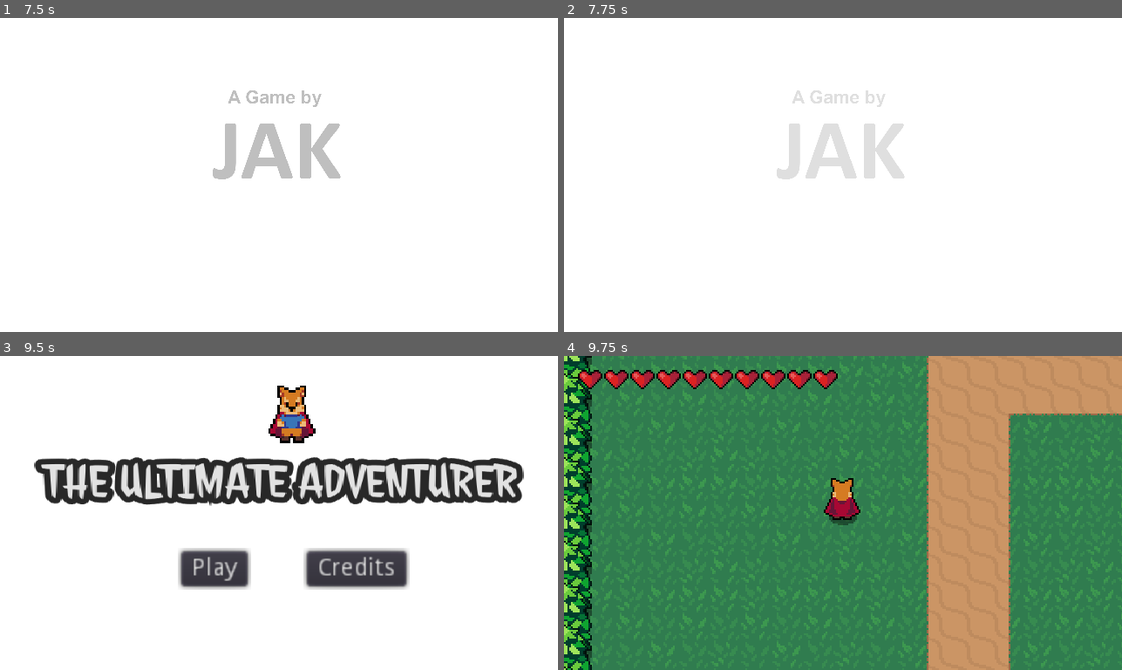
Above: before the commit, frames 1-4 (two rows, left to right).
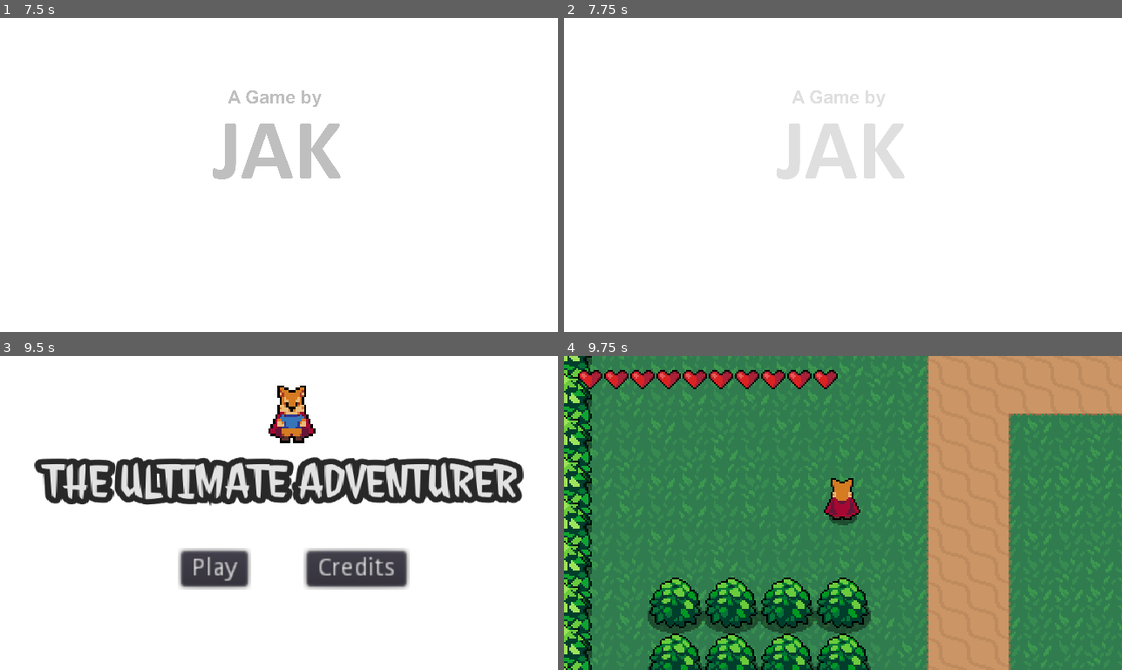
Above: after the commit, the same moments.

Repository: Jonak-Adipta-Kalita/JAK-Ultimate-Adventure-Game
Game: Godot game, scene res://OtherScreens/Intro.tscn
Two runs of this game, one before a commit and one after it. Both use one fixed random seed, a clock stepped at 60 frames per second and the inputs below.
Inputs:
- Up to frame 1 (7.5 s): tap Enter at 0.5, 4.25, 5.75 s; hold Right (ui_right) 0.53-1.28 s; tap J (attack) every 1.5 s from 0.6 to 6.6 s; hold Down (ui_down) 1.28-2.03 s; tap K (roll) every 1.5 s from 1.35 to 7.35 s; hold Right (ui_right) 2.03-2.78 s; hold Up (ui_up) 2.78-3.53 s; tap Space at 3.5, 5 s; hold Left (ui_left) 3.53-5.03 s; hold Down (ui_down) 5.03-5.78 s; hold Right (ui_right) 5.78-6.53 s; hold Up (ui_up) 6.53-7.28 s; hold Right (ui_right) from 7.28 s (still down)
- Up to frame 2 (7.75 s): keep holding Right (ui_right)
- Up to frame 3 (9.5 s): release Right (ui_right) at 8.03 s; hold Down (ui_down) 8.03-8.78 s; tap J (attack) at 8.1 s; tap Space at 8.75 s; hold Left (ui_left) from 8.78 s (still down); tap K (roll) at 8.85 s
- Up to frame 4 (9.75 s): release Left (ui_left) at 9.5 s; click "Play" at 9.5 s

Frames 1-3 are identical in both runs. In frame 4, 8.7% of the frame differs, in the area x 15-55%, y 70-100%.

Commit message:
bats should be able to fly up of water..

Diff:
--- a/Buildings/Interriors/RivalHouseInterrior.tscn
+++ /dev/null
@@ -1,5 +0,0 @@
-[gd_scene load_steps=2 format=2]
-
-[ext_resource path="res://Buildings/Interriors/BuildingInterrior.tscn" type="PackedScene" id=1]
-
-[node name="RivalHouseInterrior" instance=ExtResource( 1 )]
--- a/MainScreens/GreenHaven.tscn
+++ b/MainScreens/GreenHaven.tscn
@@ -7,6 +7,9 @@
 [ext_resource path="res://Buildings/House1.tscn" type="PackedScene" id=5]
 [ext_resource path="res://World/GrassBackground.png" type="Texture" id=6]
 [ext_resource path="res://World/Tree.tscn" type="PackedScene" id=7]
+[ext_resource path="res://World/Grass.tscn" type="PackedScene" id=8]
+[ext_resource path="res://World/Bush.tscn" type="PackedScene" id=9]
+[ext_resource path="res://Enemies/Bat.tscn" type="PackedScene" id=10]
 
 [node name="GreenHaven" type="Node2D"]
 
@@ -18,20 +21,167 @@
 region_rect = Rect2( -250, -580, 800, 740 )
 
 [node name="DirtTile" parent="." instance=ExtResource( 4 )]
-tile_data = PoolIntArray( -327652, 0, 0, -327651, 0, 2, -262 …(2078 unchanged characters)… 1310734, 0, 65537, 1310735, 0, 65538, 1310741, 0, 3, 1376260, 0, 0, 1376261, 0, 131080, 1376262, 0, 1, 1376263, 0, 1, 1376264, 0, 1, 1376265, 0, 1, 1376266, 0, 1, 1376267, 0, 1, 1376268, 0, 1, 1376269, 0, 131078, 1376270, 0, 65537, 1376271, 0, 131077, 1376272, 0, 1, 1376273, 0, 1, 1376274, 0, 1, 1376275, 0, 1, 1376276, 0, 1, 1376277, 0, 131080, 1376278, 0, 2, 1441796, 0, 131072, 1441797, 0, 131073, 1441798, 0, 131073, 1441799, 0, 131073, 1441800, 0, 131073, 1441801, 0, 131073, 1441802, 0, 131073, 1441803, 0, 131073, 1441804, 0, 131073, 1441805, 0, 131073, 1441806, 0, 131073, 1441807, 0, 131073, 1441808, 0, 131073, 1441809, 0, 131073, 1441810, 0, 131073, 1441811, 0, 131073, 1441812, 0, 131073, 1441813, 0, 131073, 1441814, 0, 131074 )
+tile_data = PoolIntArray( -327652, 0, 0, -327651, 0, 2, -262 …(2078 unchanged characters)… 1310734, 0, 65537, 1310735, 0, 65538, 1376260, 0, 0, 1376261, 0, 131080, 1376262, 0, 1, 1376263, 0, 1, 1376264, 0, 1, 1376265, 0, 1, 1376266, 0, 1, 1376267, 0, 1, 1376268, 0, 1, 1376269, 0, 131078, 1376270, 0, 65537, 1376271, 0, 65538, 1441796, 0, 131072, 1441797, 0, 131073, 1441798, 0, 131073, 1441799, 0, 131073, 1441800, 0, 131073, 1441801, 0, 131073, 1441802, 0, 131073, 1441803, 0, 131073, 1441804, 0, 131073, 1441805, 0, 131073, 1441806, 0, 131073, 1441807, 0, 131074 )
 
 [node name="CliffTile" parent="." instance=ExtResource( 1 )]
 
 [node name="WaterTile" parent="." instance=ExtResource( 2 )]
-tile_data = PoolIntArray( 1769471, 0, 0, 1703936, 0, 1, 1703937, 0 …(7440 unchanged characters)…
+tile_data = PoolIntArray( 983062, 0, 0, 983063, 0, 1, 983064, 0, 1, 983065, 0, 1, 983066, 0, 1, 983067, 0, 1, 983068, 0, 1, 983069, 0, 2, 1048598, 0, 65536, 1048599, 0, 65537, 1048600, 0, 65537, 1048601, 0, 65537, 1048602, 0, 65537, 1048603, 0, 65537, 1048604, 0, 65537, 1048605, 0, 65538, 1114134, 0, 65536, 1114135, 0, 65537, 1114136, 0, 65537, 1114137, 0, 65537, 1114138, 0, 65537, 1114139, 0, 65537, 1114140, 0, 65537, 1114141, 0, 65538, 1179670, 0, 65536, 1179671, 0, 65537, 1179672, 0, 65537, 1179673, 0, 65537, 1179674, 0, 65537, 1179675, 0, 65537, 1179676, 0, 65537, 1179677, 0, 65538, 1245206, 0, 131072, 1245207, 0, 131073, 1245208, 0, 131073, 1245209, 0, 131073, 1245210, 0, 131073, 1245211, 0, 131073, 1245212, 0, 131073, 1245213, 0, 131074, 1769471, 0, 0, 1703936, 0, 1, 1703937, 0 …(7440 unchanged characters)…
 
 [node name="YSort" type="YSort" parent="."]
 
 [node name="Bats" type="YSort" parent="YSort"]
 
+[node name="Bat" parent="YSort/Bats" instance=ExtResource( 10 )]
+position = Vector2( 528, 360 )
+
+[node name="Bat2" parent="YSort/Bats" instance=ExtResource( 10 )]
+position = Vector2( 544, 272 )
+
+[node name="Bat3" parent="YSort/Bats" instance=ExtResource( 10 )]
+position = Vector2( 416, 344 )
+
+[node name="Bat4" parent="YSort/Bats" instance=ExtResource( 10 )]
+position = Vector2( 504, 176 )
+
 [node name="Grasses" type="YSort" parent="YSort"]
 
+[node name="Grass" parent="YSort/Grasses" instance=ExtResource( 8 )]
+position = Vector2( 352, 192 )
+
+[node name="Grass2" parent="YSort/Grasses" instance=ExtResource( 8 )]
+position = Vector2( 368, 192 )
+
+[node name="Grass3" parent="YSort/Grasses" instance=ExtResource( 8 )]
+position = Vector2( 384, 192 )
+
+[node name="Grass4" parent="YSort/Grasses" instance=ExtResource( 8 )]
+position = Vector2( 400, 192 )
+
+[node name="Grass5" parent="YSort/Grasses" instance=ExtResource( 8 )]
+position = Vector2( 400, 176 )
+
+[node name="Grass6" parent="YSort/Grasses" instance=ExtResource( 8 )]
+position = Vector2( 384, 176 )
+
+[node name="Grass7" parent="YSort/Grasses" instance=ExtResource( 8 )]
+position = Vector2( 368, 176 )
+
+[node name="Grass8" parent="YSort/Grasses" instance=ExtResource( 8 )]
+position = Vector2( 352, 176 )
+
+[node name="Grass10" parent="YSort/Grasses" instance=ExtResource( 8 )]
+position = Vector2( 352, 160 )
+
+[node name="Grass11" parent="YSort/Grasses" instance=ExtResource( 8 )]
+position = Vector2( 368, 160 )
+
+[node name="Grass12" parent="YSort/Grasses" instance=ExtResource( 8 )]
+position = Vector2( 384, 160 )
+
+[node name="Grass13" parent="YSort/Grasses" instance=ExtResource( 8 )]
+position = Vector2( 400, 160 )
+
+[node name="Grass14" parent="YSort/Grasses" instance=ExtResource( 8 )]
+position = Vector2( 400, 144 )
+
+[node name="Grass15" parent="YSort/Grasses" instance=ExtResource( 8 )]
+position = Vector2( 384, 144 )
+
+[node name="Grass18" parent="YSort/Grasses" instance=ExtResource( 8 )]
+position = Vector2( 416, 192 )
+
+[node name="Grass19" parent="YSort/Grasses" instance=ExtResource( 8 )]
+position = Vector2( 432, 192 )
+
+[node name="Grass20" parent="YSort/Grasses" instance=ExtResource( 8 )]
+position = Vector2( 432, 176 )
+
+[node name="Grass21" parent="YSort/Grasses" instance=ExtResource( 8 )]
+position = Vector2( 416, 176 )
+
+[node name="Grass22" parent="YSort/Grasses" instance=ExtResource( 8 )]
+position = Vector2( 416, 160 )
+
+[node name="Grass23" parent="YSort/Grasses" instance=ExtResource( 8 )]
+position = Vector2( 432, 160 )
+
+[node name="Grass24" parent="YSort/Grasses" instance=ExtResource( 8 )]
+position = Vector2( 432, 144 )
+
+[node name="Grass25" parent="YSort/Grasses" instance=ExtResource( 8 )]
+position = Vector2( 416, 144 )
+
+[node name="Grass26" parent="YSort/Grasses" instance=ExtResource( 8 )]
+position = Vector2( 448, 192 )
+
+[node name="Grass27" parent="YSort/Grasses" instance=ExtResource( 8 )]
+position = Vector2( 464, 192 )
+
+[node name="Grass28" parent="YSort/Grasses" instance=ExtResource( 8 )]
+position = Vector2( 464, 176 )
+
+[node name="Grass29" parent="YSort/Grasses" instance=ExtResource( 8 )]
+position = Vector2( 448, 176 )
+
+[node name="Grass30" parent="YSort/Grasses" instance=ExtResource( 8 )]
+position = Vector2( 448, 160 )
+
+[node name="Grass31" parent="YSort/Grasses" instance=ExtResource( 8 )]
+position = Vector2( 464, 160 )
+
+[node name="Grass32" parent="YSort/Grasses" instance=ExtResource( 8 )]
+position = Vector2( 464, 144 )
+
+[node name="Grass33" parent="YSort/Grasses" instance=ExtResource( 8 )]
+position = Vector2( 448, 144 )
+
+[node name="Grass16" parent="YSort/Grasses" instance=ExtResource( 8 )]
+position = Vector2( 368, 144 )
+
+[node name="Grass17" parent="YSort/Grasses" instance=ExtResource( 8 )]
+position = Vector2( 352, 144 )
+
+[node name="Grass9" parent="YSort/Grasses" instance=ExtResource( 8 )]
+position = Vector2( 352, 176 )
+
 [node name="Bushes" type="YSort" parent="YSort"]
+
+[node name="Bush" parent="YSort/Bushes" instance=ExtResource( 9 )]
+position = Vector2( 64, 208 )
+
+[node name="Bush2" parent="YSort/Bushes" instance=ExtResource( 9 )]
+position = Vector2( 96, 208 )
+
+[node name="Bush3" parent="YSort/Bushes" instance=ExtResource( 9 )]
+position = Vector2( 128, 208 )
+
+[node name="Bush4" parent="YSort/Bushes" instance=ExtResource( 9 )]
+position = Vector2( 160, 208 )
+
+[node name="Bush5" parent="YSort/Bushes" instance=ExtResource( 9 )]
+position = Vector2( 160, 176 )
+
+[node name="Bush6" parent="YSort/Bushes" instance=ExtResource( 9 )]
+position = Vector2( 128, 176 )
+
+[node name="Bush7" parent="YSort/Bushes" instance=ExtResource( 9 )]
+position = Vector2( 96, 176 )
+
+[node name="Bush8" parent="YSort/Bushes" instance=ExtResource( 9 )]
+position = Vector2( 64, 176 )
+
+[node name="Bush9" parent="YSort/Bushes" instance=ExtResource( 9 )]
+position = Vector2( 64, 144 )
+
+[node name="Bush10" parent="YSort/Bushes" instance=ExtResource( 9 )]
+position = Vector2( 96, 144 )
+
+[node name="Bush11" parent="YSort/Bushes" instance=ExtResource( 9 )]
+position = Vector2( 128, 144 )
+
+[node name="Bush12" parent="YSort/Bushes" instance=ExtResource( 9 )]
+position = Vector2( 160, 144 )
 
 [node name="Buildings" type="YSort" parent="YSort"]
 
@@ -39,10 +189,6 @@
 position = Vector2( 112, 288 )
 pathToInterrior = "res://Buildings/Interriors/PlayerHouseInterrior.tscn"
 
-[node name="RivalHouse" parent="YSort/Buildings" instance=ExtResource( 5 )]
-position = Vector2( 368, 288 )
-pathToInterrior = "res://Buildings/Interriors/RivalHouseInterrior.tscn"
-
 [node name="Lab" parent="YSort/Buildings" instance=ExtResource( 3 )]
 position = Vector2( 464, -128 )
 pathToInterrior = "res://Buildings/Interriors/LabInterrior.tscn"
--- a/MainScreens/Map.tscn
+++ b/MainScreens/Map.tscn
@@ -12,6 +12,12 @@
 
 [node name="GreenHaven" parent="." instance=ExtResource( 1 )]
 
+[node name="Player" parent="GreenHaven/YSort" index="0" instance=ExtResource( 6 )]
+position = Vector2( 160, 88 )
+
+[node name="RemoteTransform2D" type="RemoteTransform2D" parent="GreenHaven/YSort/Player"]
+remote_path = NodePath("../../../Camera")
+
 [node name="Camera" parent="GreenHaven" instance=ExtResource( 4 )]
 position = Vector2( 160, 88 )
 
@@ -20,12 +26,6 @@
 
 [node name="BottomRight" parent="GreenHaven/Camera/Limits" index="1"]
 position = Vector2( 744, 584 )
-
-[node name="Player" parent="GreenHaven/YSort" index="0" instance=ExtResource( 6 )]
-position = Vector2( 160, 88 )
-
-[node name="RemoteTransform2D" type="RemoteTransform2D" parent="GreenHaven/YSort/Player"]
-remote_path = NodePath("../../../Camera")
 
 [node name="CanvasLayer" type="CanvasLayer" parent="."]
 
Not shown: 1 places in MainScreens/GreenHaven.tscn that only renumber resources
